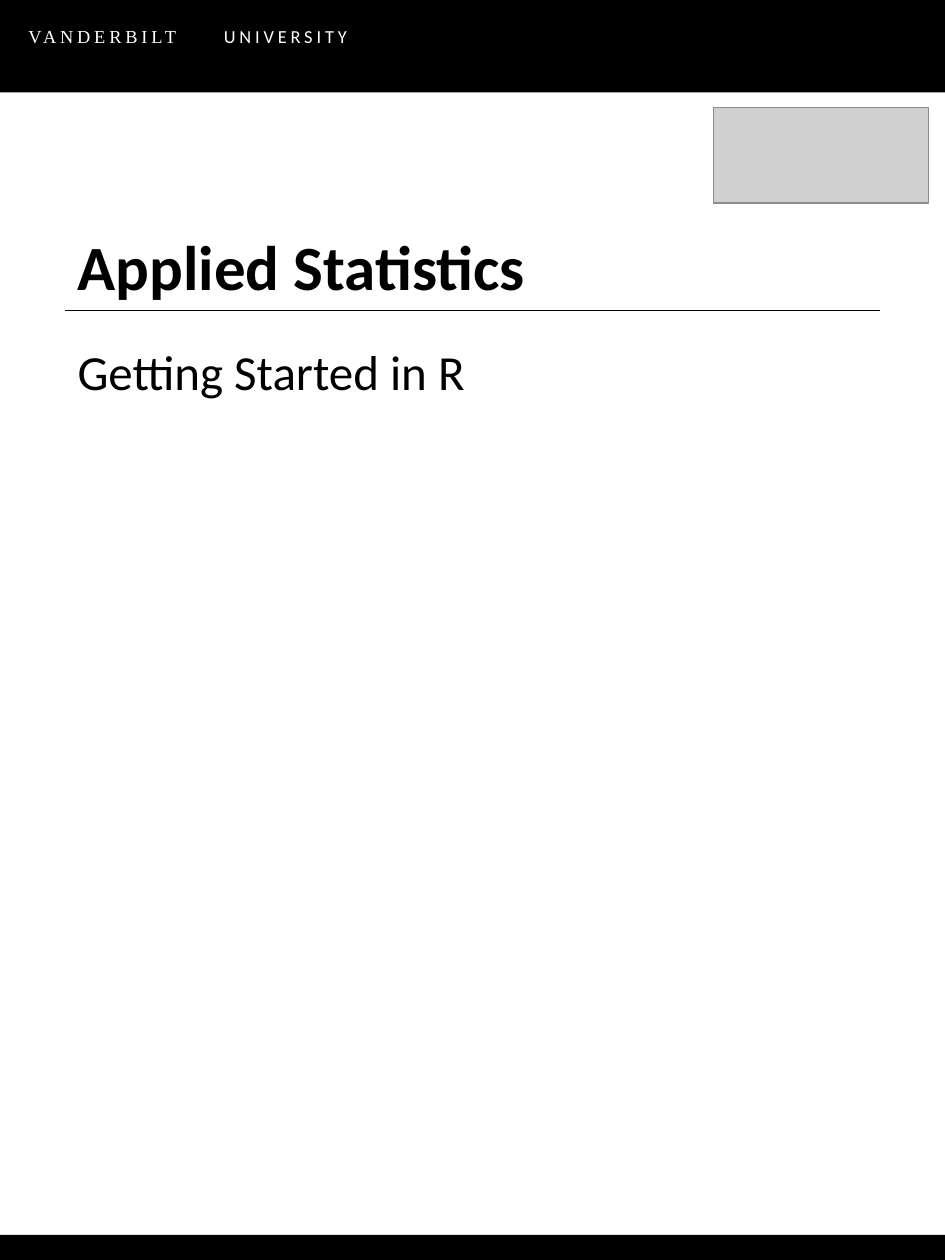
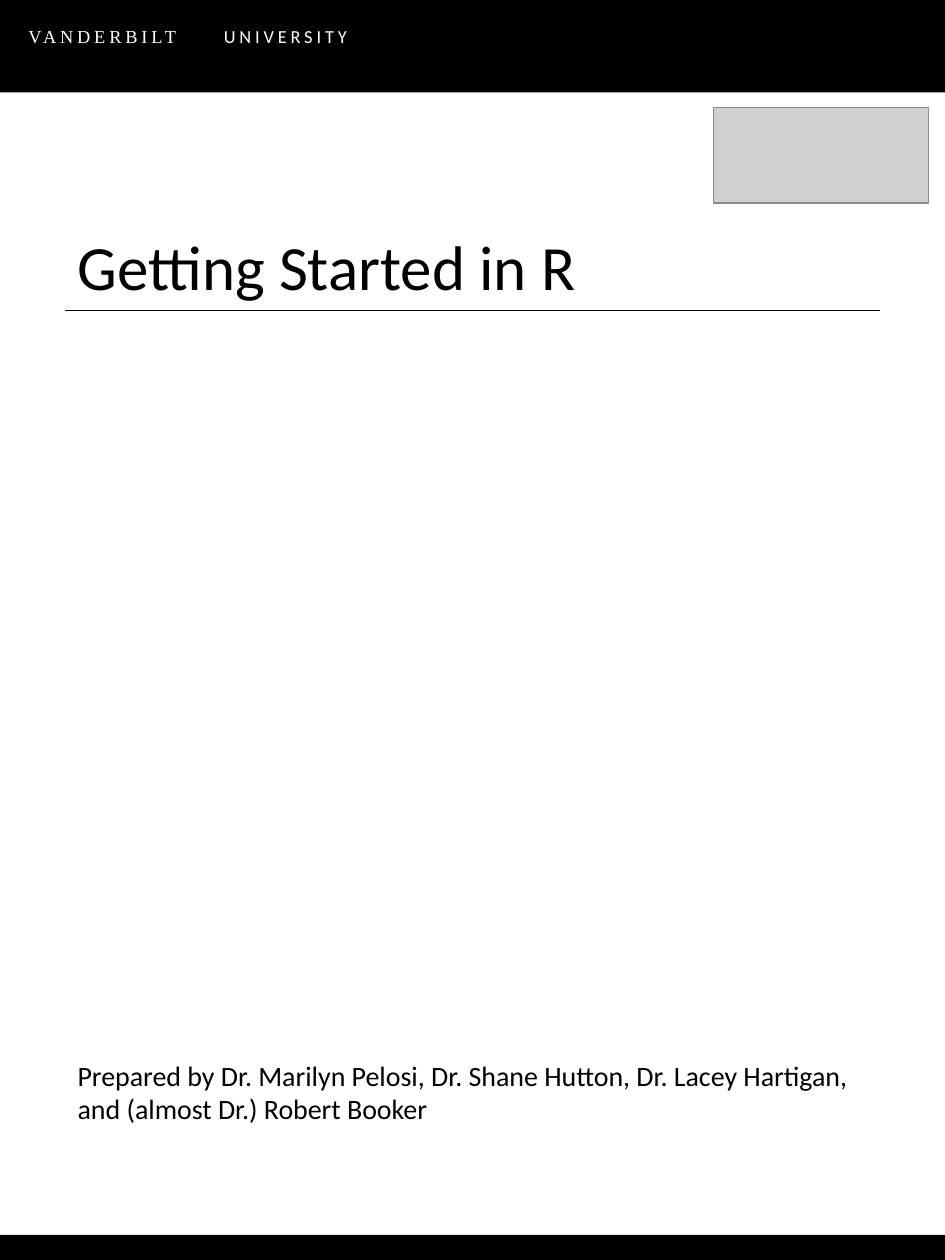
Before and after one commit to rafael-a-garcia/LLO8200-61-Summer-2022, a slide deck: slide 1 of R-workshop/Intro to R_final.pptx. Drawn at 945x1260 pixels with LibreOffice and Linux fonts; fonts in the diff are those of the drawing; grey boxes stand for pictures; background and template pictures are left out. Boxes give left, top, right and bottom in pixels: in the first picture for what was removed or moved away, otherwise in the second. Text is boxed around its words. In the diff, an @@ line names an element or a change of style, - is before the commit and + after.

```diff
--- a/R-workshop/Intro to R_final.pptx
+++ b/R-workshop/Intro to R_final.pptx
@@ title at <box>78,246,575,301</box>: text changed; bold off @@
-Applied Statistics
+Getting Started in R
@@ text removed at <box>78,356,465,399</box> @@
-Getting Started in R
@@ text added at <box>78,1066,847,1123</box>, 16 pt, text #000000 @@
+Prepared by Dr. Marilyn Pelosi, Dr. Shane Hutton, Dr. Lacey Hartigan, and (almost Dr.) Robert Booker
```
Also in this commit, not shown: 7 other files.
